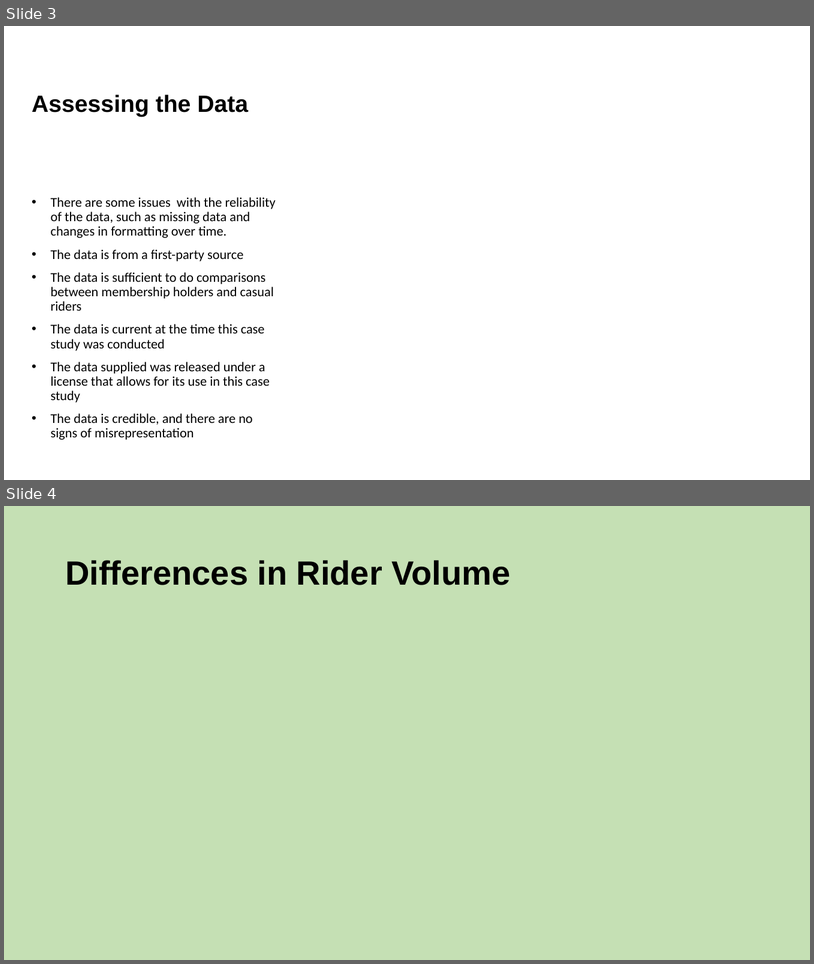
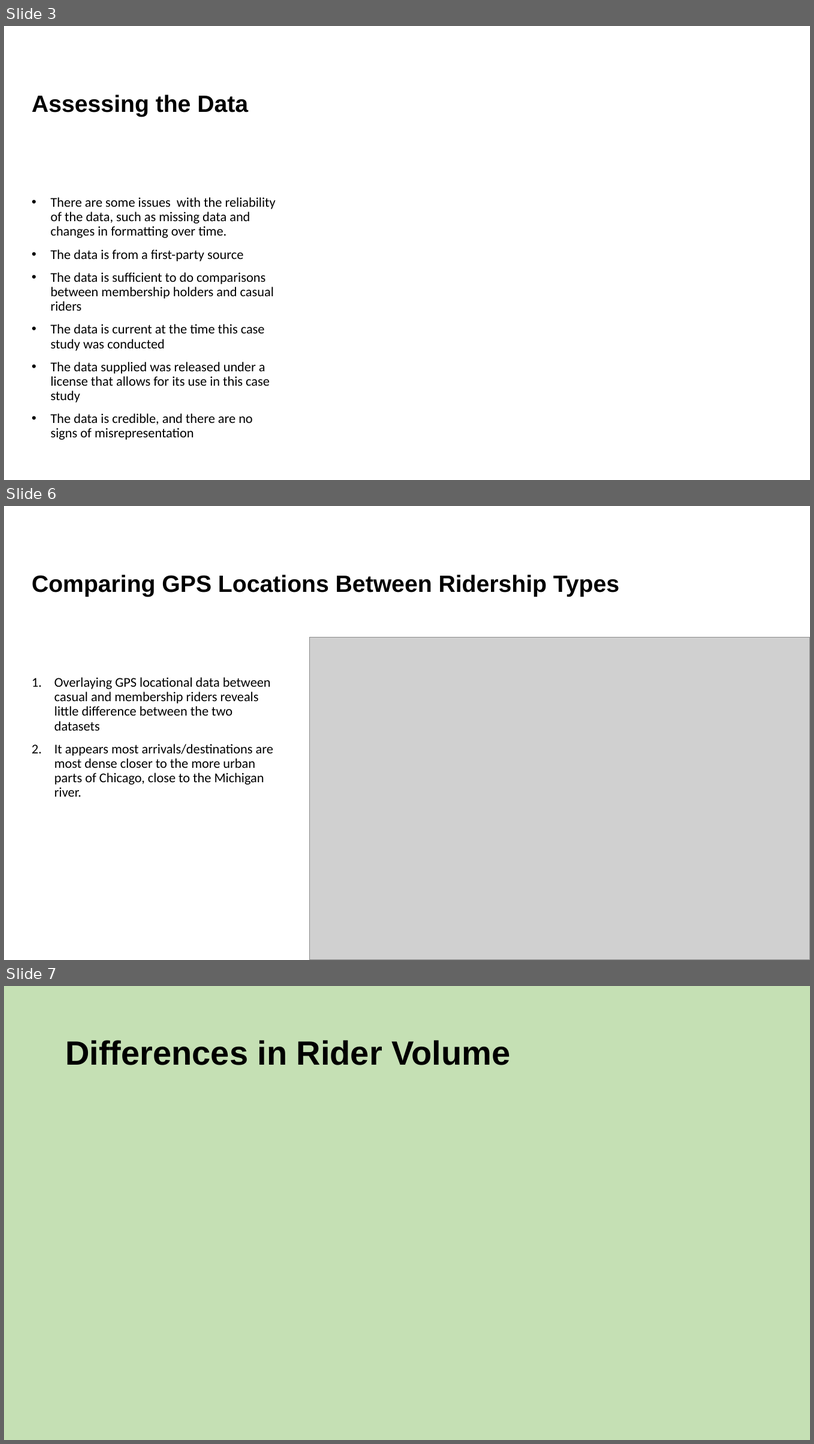
Before and after one commit to jason-heller/Rideshare-Case-Study, a slide deck: analysis_presentation.pptx. Shown one above the other, each under a label of ours: slides 3 and 4 before the commit, slides 3, 6 and 7 after it; the slides between them are not shown. The pictures are 814x964 and 814x1444 pixels, drawn with LibreOffice and Linux fonts; fonts in the diff are those of the drawing; grey boxes stand for pictures. Boxes give left, top, right and bottom in pixels: in the first picture for what was removed or moved away, otherwise in the second. Text is boxed around its words. In the diff, an @@ line names an element or a change of style, - is before the commit and + after.

```diff
--- a/analysis_presentation.pptx
+++ b/analysis_presentation.pptx
@@ slide 6 added at <box>4,506,810,960</box>, background #FFFFFF @@
@@ title added at <box>32,574,620,597</box>, 28 pt, text #000000, bold @@
+Comparing GPS Locations Between Ridership Types
@@ picture added at <box>309,637,810,960</box> @@
@@ text added at <box>54,677,273,796</box>, 16 pt, text #000000 @@
+1. Overlaying GPS locational data between casual and membership riders reveals little difference between the two datasets
+2. It appears most arrivals/destinations are most dense closer to the more urban parts of Chicago, close to the Michigan river.
@@ what was slide 4 is now slide 7 @@
```
Also in this commit, not shown: 3 slides changed, 5 other slides added.
